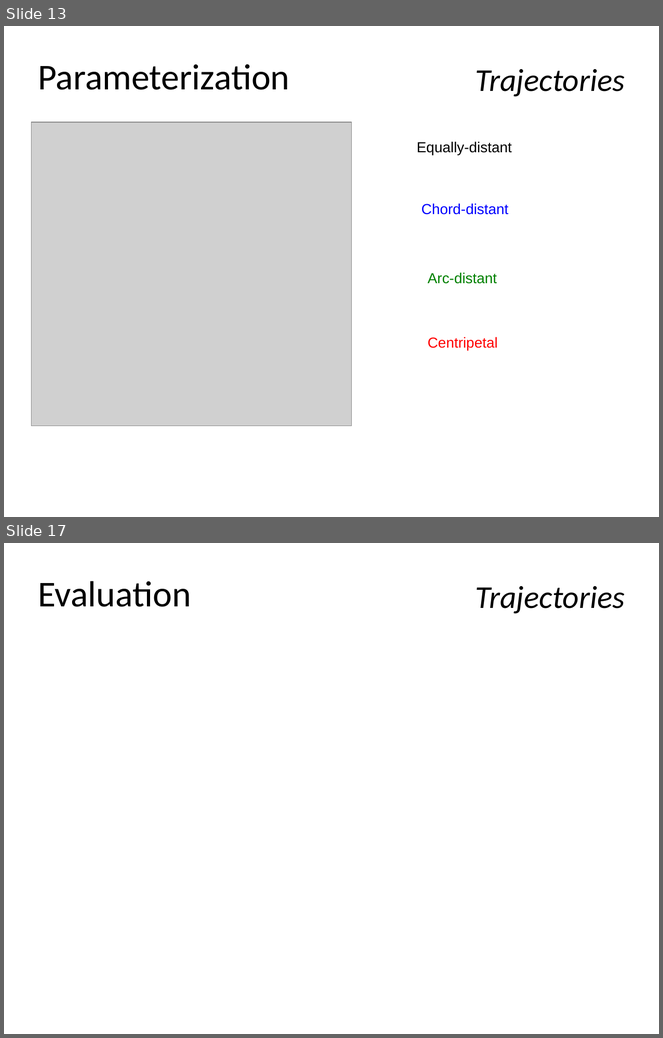
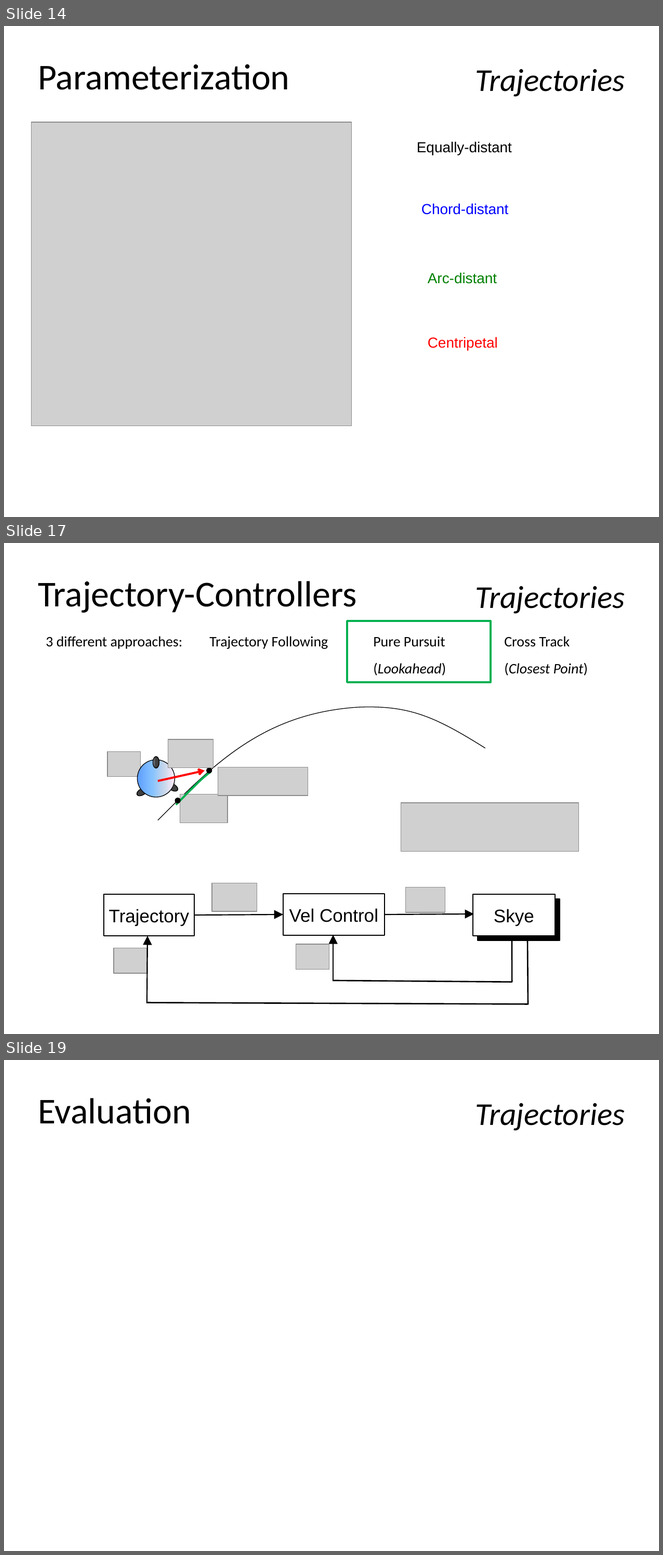
Before and after one commit to skye-HMI/BA-HMI, a slide deck: powerpoint/final_presentation.pptx. Shown one above the other, each under a label of ours: slides 13 and 17 before the commit, slides 14, 17 and 19 after it; the slides between them are not shown. The pictures are 663x1038 and 663x1555 pixels, drawn with LibreOffice and Linux fonts; fonts in the diff are those of the drawing; grey boxes stand for pictures; background and template pictures are left out. Boxes give left, top, right and bottom in pixels: in the first picture for what was removed or moved away, otherwise in the second. Text is boxed around its words. In the diff, an @@ line names an element or a change of style, - is before the commit and + after.

```diff
--- a/powerpoint/final_presentation.pptx
+++ b/powerpoint/final_presentation.pptx
@@ slide 17 added at <box>4,543,659,1034</box>, background #FFFFFF @@
@@ title added at <box>38,581,357,613</box>, 40 pt, text #000000 @@
+Trajectory-Controllers
@@ subtitle added at <box>475,586,625,614</box>, 35 pt, text #000000, italic @@
+Trajectories
@@ text added at <box>46,636,588,676</box>, 16 pt, text #000000 @@
+3 different approaches: Trajectory Following Pure Pursuit Cross Track
+(Lookahead) (Closest Point)
@@ rectangle added at <box>347,621,491,682</box>, outline #00B050 2 pt @@
@@ freeform shape added at <box>158,705,486,820</box>, outline #000000 0.75 pt @@
@@ picture added at <box>168,740,213,768</box> @@
@@ picture added at <box>107,752,141,777</box> @@
@@ group added at <box>137,757,179,797</box>: 4 ellipses @@
@@ arrow added from (158, 781) to (205, 771), #FF0000 2.25 pt @@
@@ freeform shape added at <box>176,772,210,805</box>, outline #00B050 2.25 pt @@
@@ ellipse added at <box>206,768,211,774</box>, fill #000000, outline #000000 0.75 pt @@
@@ picture added at <box>218,768,309,796</box> @@
@@ ellipse added at <box>175,798,180,803</box>, fill #000000, outline #000000 0.75 pt @@
@@ picture added at <box>180,795,228,823</box> @@
@@ picture added at <box>401,803,579,851</box> @@
@@ picture added at <box>211,883,257,911</box> @@
@@ rectangle added at <box>104,895,194,936</box>, fill #FFFFFF, outline #000000 0.75 pt, 20 pt, text #000000 @@
+Trajectory
@@ rectangle added at <box>283,894,385,936</box>, fill #FFFFFF, outline #000000 0.75 pt, 20 pt, text #000000 @@
+Vel Control
@@ picture added at <box>405,888,445,913</box> @@
@@ rectangle added at <box>473,895,555,936</box>, fill #FFFFFF, outline #000000 0.75 pt, 20 pt, text #000000 @@
+Skye
@@ rectangle added at <box>478,899,559,941</box>, fill #000000, outline #000000 0.75 pt, 20 pt, text #000000 @@
+Skye
@@ arrow added from (194, 915) to (283, 914), #000000 1.25 pt @@
@@ arrow added from (385, 914) to (474, 914), #000000 1.25 pt @@
@@ arrow added from (147, 1003) to (148, 936), #000000 1.25 pt @@
@@ picture added at <box>296,944,330,970</box> @@
@@ arrow added from (333, 980) to (333, 936), #000000 1.25 pt @@
@@ line added from (512, 940) to (513, 982), #000000 1.5 pt @@
@@ line added from (528, 939) to (528, 1005), #000000 1.5 pt @@
@@ picture added at <box>114,949,148,974</box> @@
@@ line added from (333, 981) to (513, 982), #000000 1.5 pt @@
@@ line added from (146, 1003) to (528, 1004), #000000 1.5 pt @@
@@ page number added at <box>520,1021,637,1034</box>, 8 pt, text #000000 @@
+17
@@ what was slide 13 is now slide 14 @@
@@ what was slide 17 is now slide 19 @@
```
Also in this commit, not shown: 4 slides changed, 2 other slides added, 1 slide removed, 12 other files.
